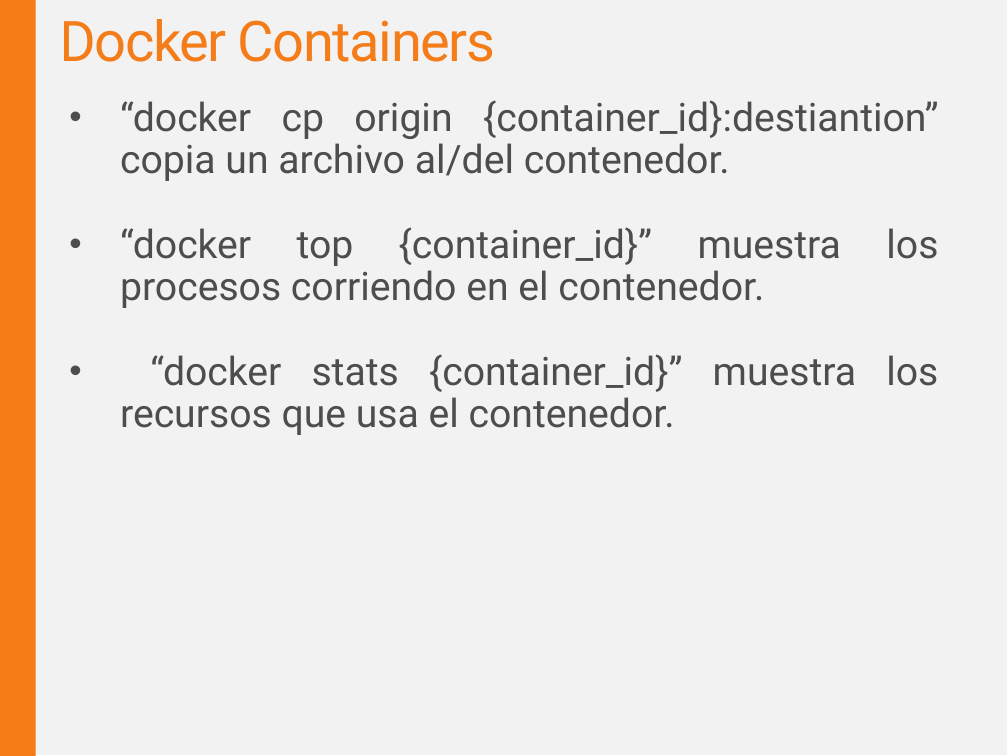
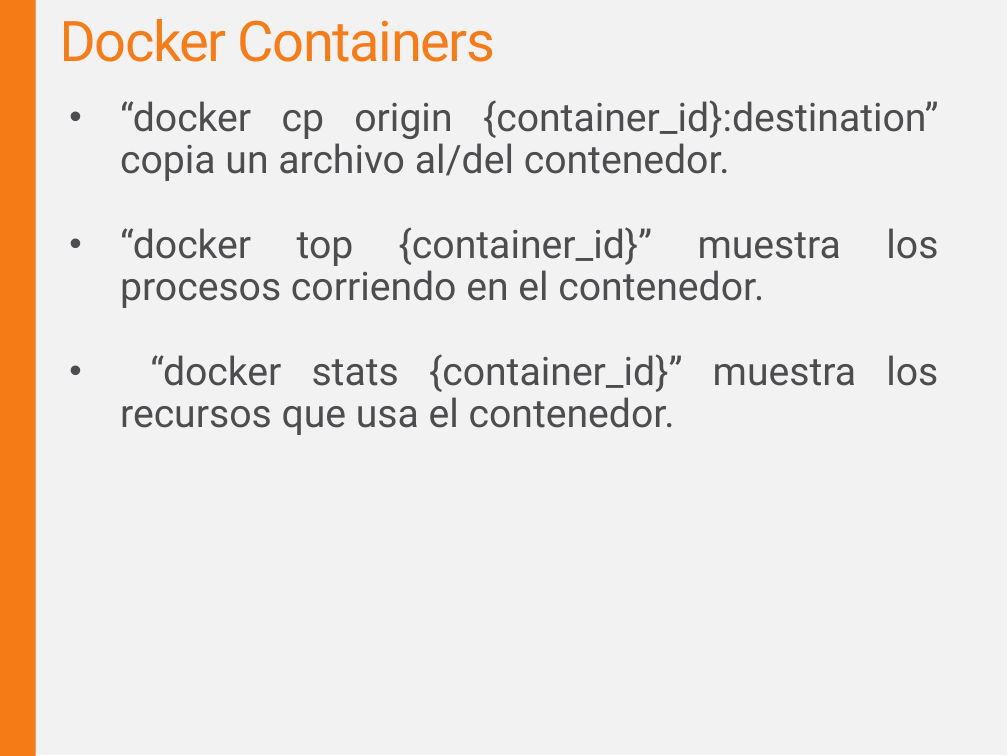
Before and after one commit to acalder88/docker-training, a slide deck: slide 23 of ContainersT.pptx. Drawn at 1008x756 pixels with LibreOffice and Linux fonts; fonts in the diff are those of the drawing; background and template pictures are left out. Boxes give left, top, right and bottom in pixels: in the first picture for what was removed or moved away, otherwise in the second. Text is boxed around its words. In the diff, an @@ line names an element or a change of style, - is before the commit and + after.

```diff
--- a/ContainersT.pptx
+++ b/ContainersT.pptx
@@ text at <box>120,100,939,181</box>: text changed @@
-• “docker cp origin {container_id}:destiantion” copia un archivo al/del contenedor.
+• “docker cp origin {container_id}:destination” copia un archivo al/del contenedor.
```
Also in this commit, not shown: 6 other slides changed.
